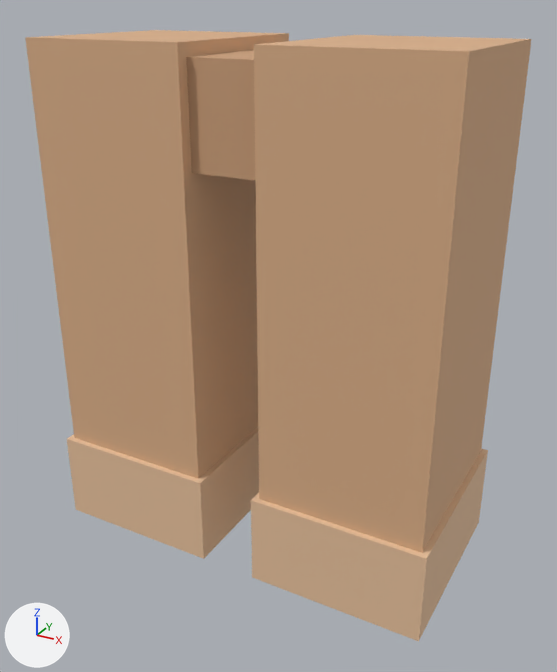
Two versions of the glTF model models/items/copper_legs/model.gltf, one commit apart.
One viewpoint serves both versions: a 50 mm camera at (0.299, -0.536, 0.238) aimed at (0.008, -0.007, -0.027). The axes (+X, +Y, +Z) are drawn at lower left. The lights are the same throughout. The older version comes first. Vertices at exactly the same position are counted once.

The older version as bpy lines, for what is in view:
```python
mat_accent = principled_material('accent')
mat_accent.base_color = (0.612, 0.361, 0.204)  # brown #cda27d
mat_accent.metallic = 0.05
mat_accent.roughness = 0.95
mat_edge = principled_material('edge')
mat_edge.base_color = (0.824, 0.549, 0.345)  # beige #eac49f
mat_edge.metallic = 0.05
mat_edge.roughness = 0.75
mat_head = principled_material('head')
mat_head.base_color = (0.722, 0.439, 0.251)  # beige #ddb189
mat_head.metallic = 0.05
mat_head.roughness = 0.75
me_copper_legs = bpy.data.meshes.new('copper_legs')
me_copper_legs.from_pydata(...)  # a box spanning x 0.03..0.17, y -0.08..0.08, z -0.21..0.21, material slot 0; a box spanning x -0.17..-0.03, y -0.08..0.08, z -0.21..0.21, material slot 0; a box spanning x 0.025..0.175, y -0.085..0.085, z -0.22..-0.14, material slot 1; a box spanning x -0.175..-0.025, y -0.085..0.085, z -0.22..-0.14, material slot 1; a box spanning x -0.14..0.14, y -0.07..0.07, z 0.12..0.2, material slot 2
me_copper_legs.materials.append(mat_head)  # beige #ddb189
me_copper_legs.materials.append(mat_edge)  # beige #eac49f
me_copper_legs.materials.append(mat_accent)  # brown #cda27d
ob_copper_legs = bpy.data.objects.new('copper_legs', me_copper_legs)
ob_copper_legs.location = (0.0, 0.0, 0.0)
```
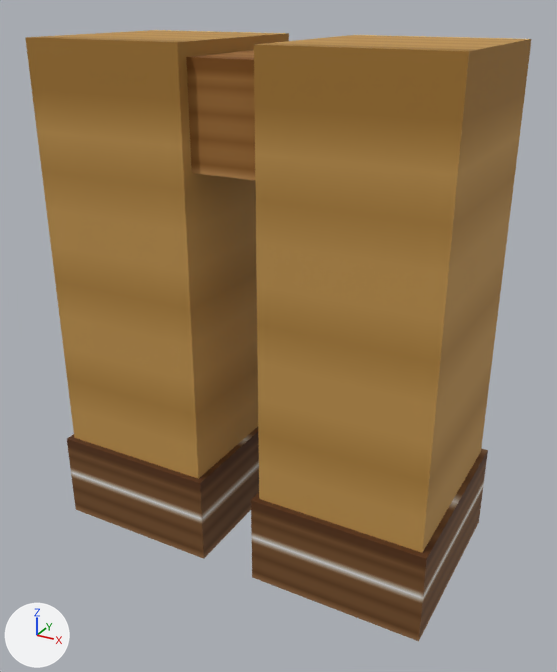
What differs and where, as boxes [x1, y1, x2, y2] in the pictures (557 x 672 px):
```json
{"object": "copper_legs", "change": "surface changed", "before": [25, 30, 532, 641], "after": [25, 30, 532, 641], "on screen": "darker"}
```

The change, as JSON lines over the scene's bpy script:
```json
{"op": "add", "block": "img_diffuse_png", "code": ["img_diffuse_png = load_image('diffuse.png', '../bread/textures/diffuse.png', 64, 64, 'sRGB')"]}
{"op": "remove", "block": "mat_head", "code": "mat_head.base_color = (0.722, 0.439, 0.251)  # beige #ddb189"}
{"op": "add", "block": "mat_head", "code": "mat_head.texture = img_diffuse_png"}
{"op": "remove", "block": "mat_edge", "code": "mat_edge.base_color = (0.824, 0.549, 0.345)  # beige #eac49f"}
{"op": "add", "block": "mat_edge", "code": "mat_edge.texture = img_diffuse_png"}
{"op": "remove", "block": "mat_accent", "code": "mat_accent.base_color = (0.612, 0.361, 0.204)  # brown #cda27d"}
{"op": "add", "block": "mat_accent", "code": "mat_accent.texture = img_diffuse_png"}
{"block": "me_copper_legs", "where": "me_copper_legs.from_pydata(...)  # 40 vertices, 60 faces; spans x -0.175..0.175, y -0.085..0.085, z -0.22..0.21"}
{"block": "me_copper_legs", "where": "# used by ob_copper_legs; location = (0.0, 0.0, 0.0)"}
{"block": "me_copper_legs", "change": "me_copper_legs part 1: texture (UV) coordinates of 60 of 60 faces, centred in x -0.175..0.175, y -0.085..0.085, z -0.22..0.21, changed; they spanned u 0.0..1.0, v 0.0..1.0 and now span u 0.02..0.98, v 0.52..0.98"}
```
